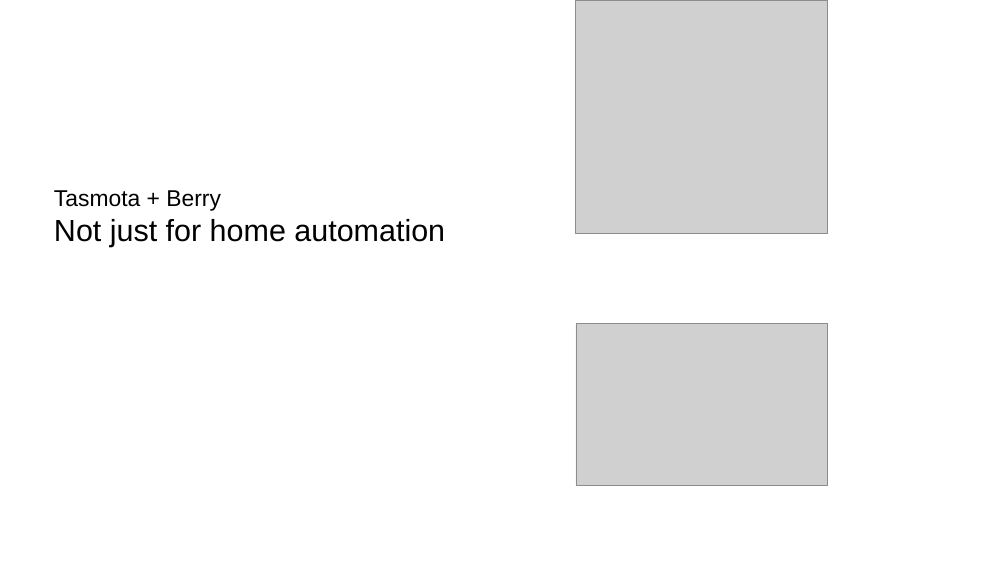
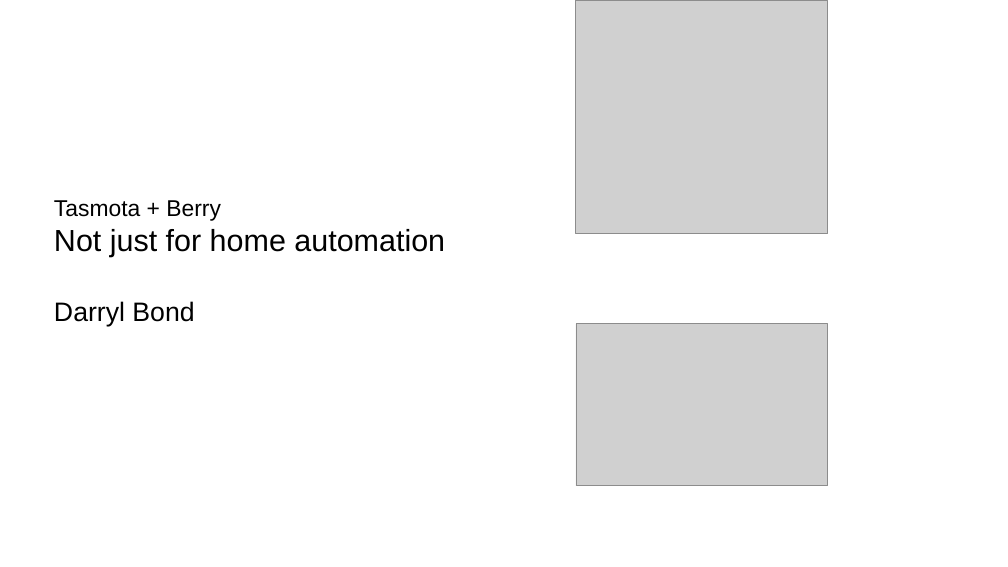
Before and after one commit to darrylb123/EO2024, a slide deck: slide 2 of EO2024-Tasmota+Berry.odp (slide 1 before the commit). Drawn at 1008x567 pixels with LibreOffice and Linux fonts; fonts in the diff are those of the drawing; grey boxes stand for pictures; background and template pictures are left out. Boxes give left, top, right and bottom in pixels: in the first picture for what was removed or moved away, otherwise in the second. Text is boxed around its words. In the diff, an @@ line names an element or a change of style, - is before the commit and + after.

Commit message:
As delivered

```diff
--- a/EO2024-Tasmota+Berry.odp
+++ b/EO2024-Tasmota+Berry.odp
@@ title at (x1=54, y1=200, x2=445, y2=326): text changed @@
-Tasmota + Berry
-Not just for home automation
+Tasmota + Berry
+Not just for home automation
+Darryl Bond
```
